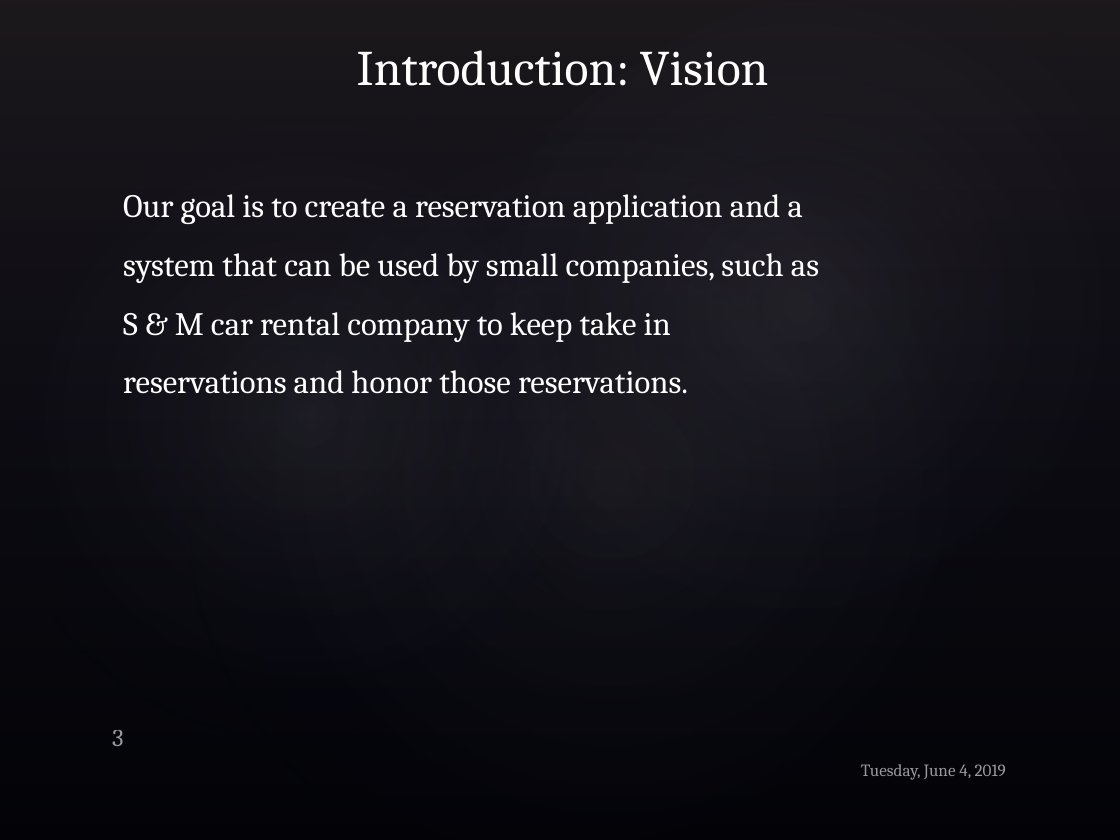
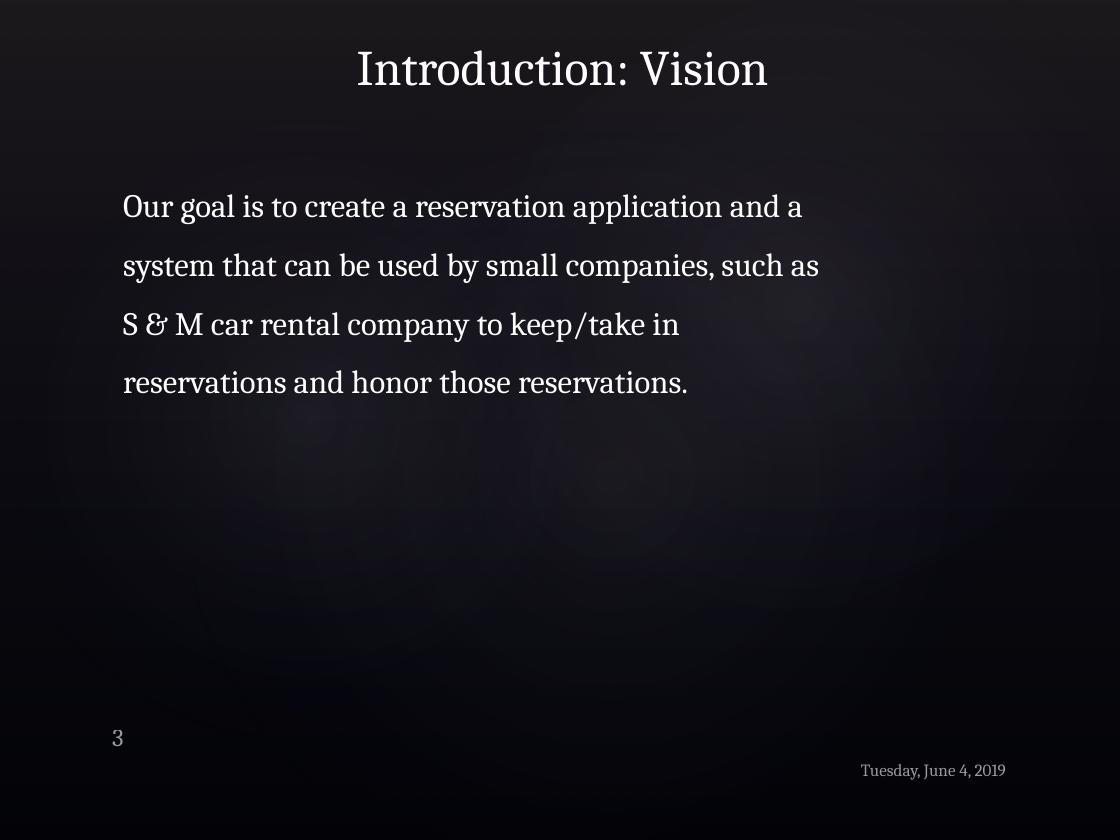
Before and after one commit to iv1660yg/MSU-ICS-370, a slide deck: slide 3 of Project_Inception.pptx. Drawn at 1120x840 pixels with LibreOffice and Linux fonts; fonts in the diff are those of the drawing; background and template pictures are left out. Boxes give left, top, right and bottom in pixels: in the first picture for what was removed or moved away, otherwise in the second. Text is boxed around its words. In the diff, an @@ line names an element or a change of style, - is before the commit and + after.

```diff
--- a/Project_Inception.pptx
+++ b/Project_Inception.pptx
@@ text at box(123, 194, 819, 394): text changed @@
-Our goal is to create a reservation application and a system that can be used by small companies, such as S & M car rental company to keep take in reservations and honor those reservations.
+Our goal is to create a reservation application and a system that can be used by small companies, such as S & M car rental company to keep/take in reservations and honor those reservations.
```
Also in this commit, not shown: 3 other slides changed.
